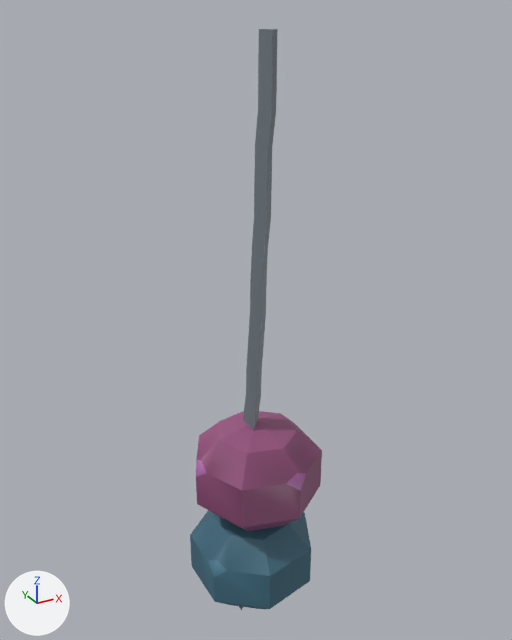
One commit to the FBX model Assets/Model/Tree_RopeSmallAN2.fbx: the scene before it, then after it.
Rendered twice from a 50 mm camera at (-1.59, -2.93, 0.09) aimed at (0.07, 0.08, -1.42). Every picture has the same lights, and +X, +Y and +Z are marked at lower left. Where no turn or scale is listed for an object, it has been applied to the vertices.

Names of what the first picture shows: 'RopeSmall.001'.
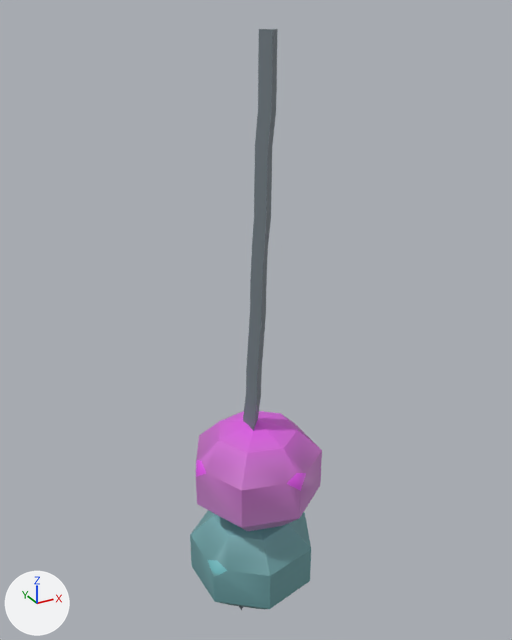
Where the change shows, as pixel boxes (x1, y1, x2, y2) in the pictures (512 x 640 px):
'RopeSmall.001', shading changed, surface changed: (190, 408, 322, 609) in both
part 1 of me_mesh, shading changed: (239, 29, 278, 610) in both
part 2 of me_mesh, surface changed: (190, 411, 322, 609) in both

The change in detail:
me_mesh has 137 vertices, 142 faces and spans x -0.32..0.39, y -0.35..0.37, z 0.84..4.11.
me_mesh is used by ob_ropesmall_001; location (-0.018, -0.003, -4.103).
me_mesh part 1: edges marked sharp go from 216 to 204.
me_mesh part 2: texture (UV) coordinates of 73 of 142 faces, centred in x -0.31..0.38, y -0.33..0.34, z 0.98..2.08, changed; they spanned u 0.27..0.33, v 0.44..0.49 and now span u 0.49..0.5, v 0.16..0.34.
